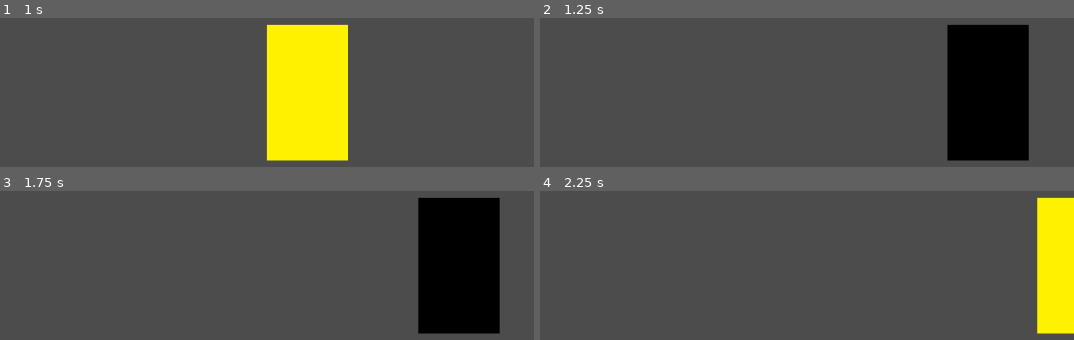
Above: before the commit, frames 1-4 (two rows, left to right).
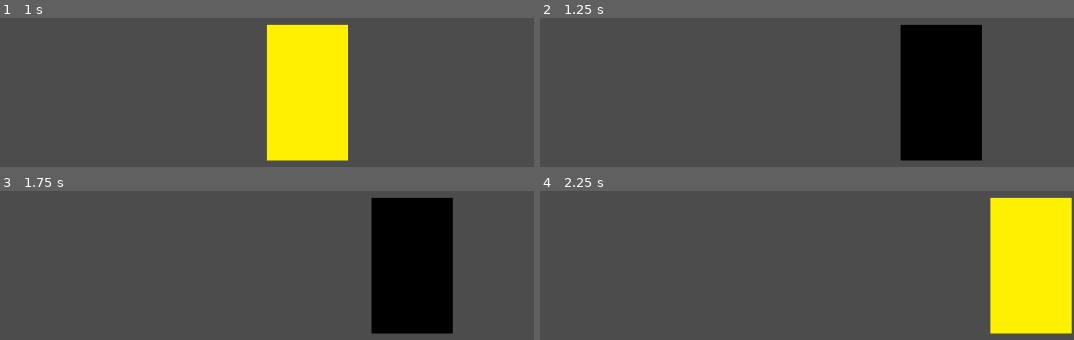
Above: after the commit, the same moments.

Repository: stany033/nature
Game: Godot game, scene res://scenes/MainGame.tscn
Same seed, same stepped clock (60 frames per second), same inputs: the game is played once before the commit and once after it.
Inputs (mouse positions are in pixels of both pictures, inside the frame that each line leads up to):
- Up to frame 1 (1 s): tap Enter at 0.5 s; move the mouse to (309, 38) at 0.52 s; hold Right from 0.53 s (still down); tap Space (dash) at 0.6 s; click (309, 38) at 0.67 s
- Up to frame 2 (1.25 s): keep holding Right
- Up to frame 3 (1.75 s): release Right at 1.25 s; drag from (outside the picture) to (outside the picture) at 1.27 s
- Up to frame 4 (2.25 s): tap Space (dash) at 2 s; move the mouse to (outside the picture) at 2.02 s; hold Right from 2.03 s (still down); tap Backspace at 2.1 s

Frame 1 is identical in both runs. In frame 2, 16% of the frame differs, in the area x 67-92%, y 4-96%; in frame 3, 16%; in frame 4, 8.8%.

Commit message:
Cambio menor a dash (timing)

Diff:
--- a/scenes/characters/Character.tscn
+++ b/scenes/characters/Character.tscn
@@ -119,7 +119,7 @@
 
 [sub_resource type="Animation" id=4]
 resource_name = "dash"
-length = 0.5
+length = 0.4
 step = 0.05
 tracks/0/type = "value"
 tracks/0/path = NodePath("Sprite:texture")
@@ -128,7 +128,7 @@
 tracks/0/imported = false
 tracks/0/enabled = true
 tracks/0/keys = {
-"times": PoolRealArray( 0, 0.1, 0.5 ),
+"times": PoolRealArray( 0, 0.1, 0.4 ),
 "transitions": PoolRealArray( 1, 1, 1 ),
 "update": 1,
 "values": [ ExtResource( 2 ), ExtResource( 3 ), ExtResource( 1 ) ]
@@ -140,7 +140,7 @@
 tracks/1/imported = false
 tracks/1/enabled = true
 tracks/1/keys = {
-"times": PoolRealArray( 0.1, 0.5 ),
+"times": PoolRealArray( 0.1, 0.4 ),
 "transitions": PoolRealArray( 1, 1 ),
 "values": [ {
 "args": [  ],
Not shown, added: assets/music/Proyecto GameJam.wav.import
